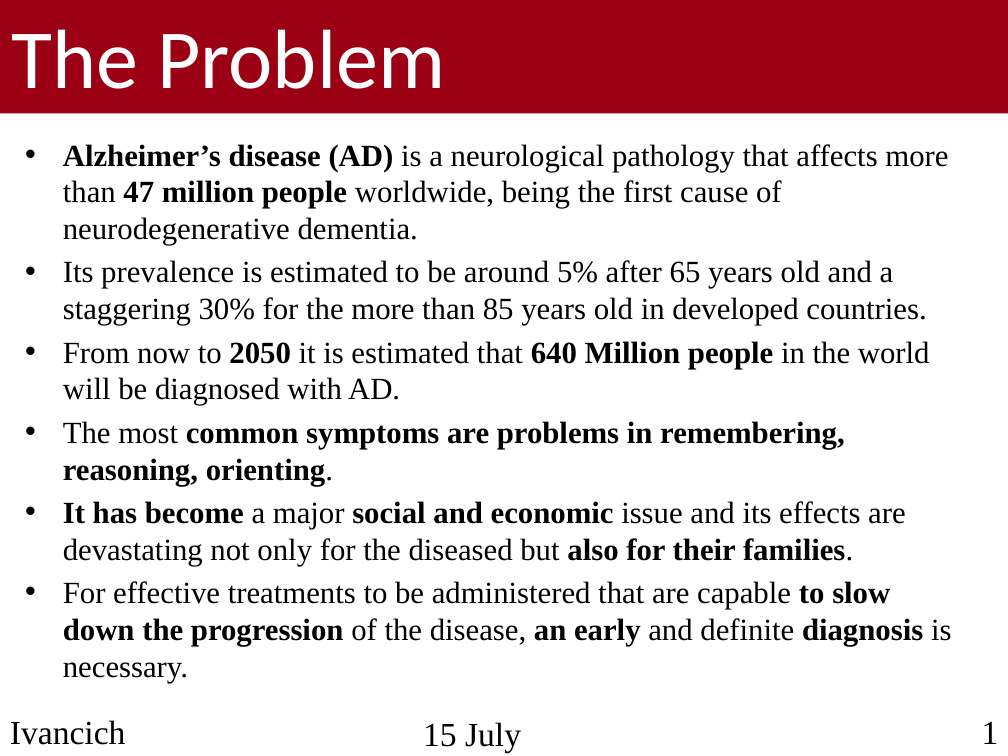
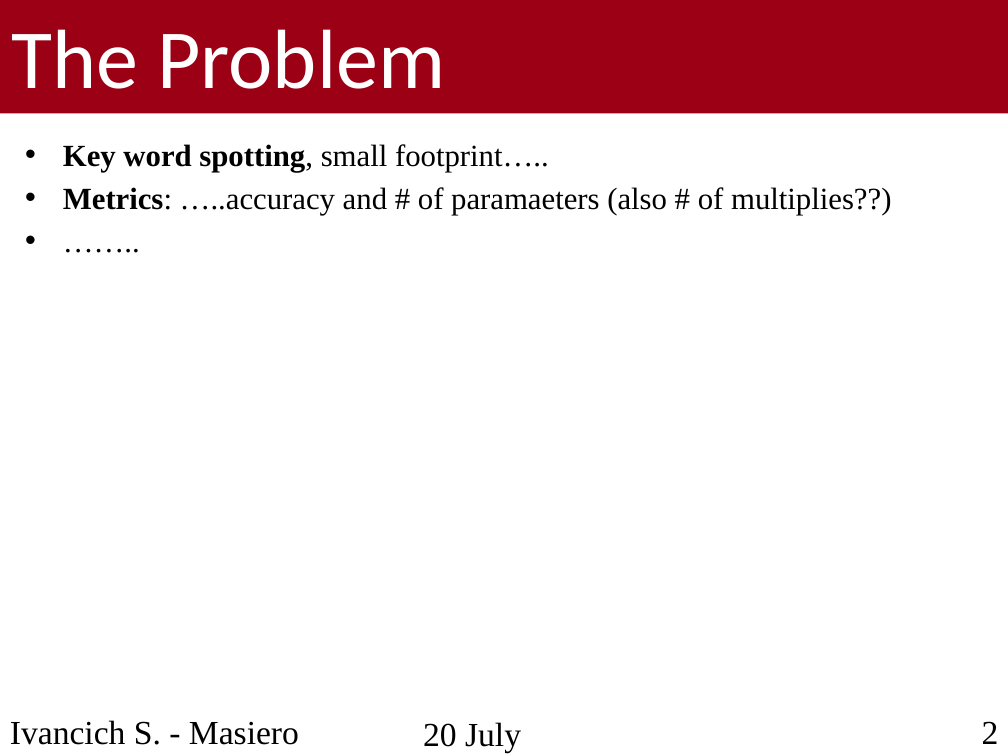
Before and after one commit to ivaste/KeyWordSpotting, a slide deck: slide 3 of Presentation/Presentation.pptx (slide 2 before the commit). Drawn at 1008x756 pixels with LibreOffice and Linux fonts; fonts in the diff are those of the drawing; background and template pictures are left out. Boxes give left, top, right and bottom in pixels: in the first picture for what was removed or moved away, otherwise in the second. Text is boxed around its words. In the diff, an @@ line names an element or a change of style, - is before the commit and + after.

```diff
--- a/Presentation/Presentation.pptx
+++ b/Presentation/Presentation.pptx
@@ text at (63, 144, 891, 215): text changed @@
-• Alzheimer’s disease (AD) is a neurological pathology that affects more than 47 million people worldwide, being the first cause of neurodegenerative dementia.
-• Its prevalence is estimated to be around 5% after 65 years old and a staggering 30% for the more than 85 years old in developed countries.
-• From now to 2050 it is estimated that 640 Million people in the world will be diagnosed with AD.
-• The most common symptoms are problems in remembering, reasoning, orienting.
-• It has become a major social and economic issue and its effects are devastating not only for the diseased but also for their families.
-• For effective treatments to be administered that are capable to slow down the progression of the disease, an early and definite diagnosis is necessary.
+• Key word spotting, small footprint…..
+• Metrics: …..accuracy and # of paramaeters (also # of multiplies??)
+• ……..
@@ text at (10, 720, 299, 745): text changed @@
-Ivancich Stefano
+Ivancich S. - Masiero L.
@@ text at (423, 722, 521, 752): text changed @@
-15 July 2019
+20 July 2020
@@ text at (982, 721, 999, 744): text changed @@
-1
+2
```
Also in this commit, not shown: 1 other slide changed, 4 slides added, 3 slides removed.
